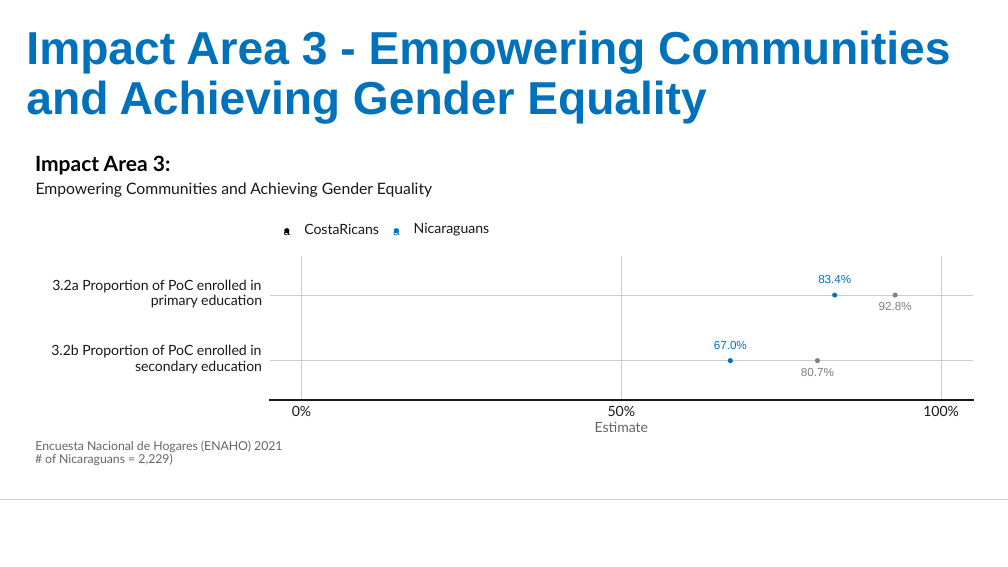
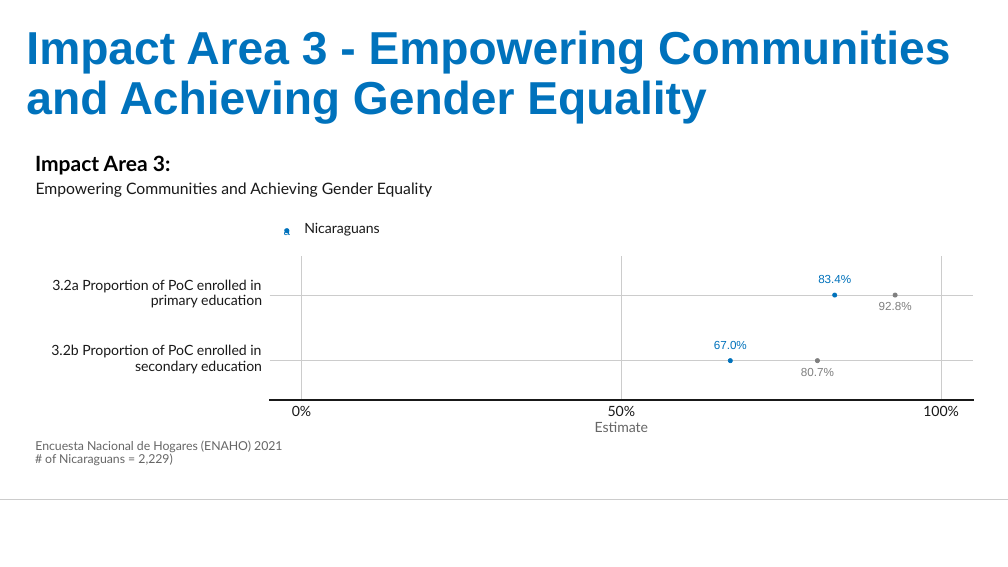
Before and after one commit to UNHCR-CostaRica/ENAHO_2021, a slide deck: slide 5 of COSTA-RICA---RBM-Impact-Indicators-from-ENAHO.pptx. Drawn at 1008x567 pixels with LibreOffice and Linux fonts; fonts in the diff are those of the drawing; background and template pictures are left out. Boxes give left, top, right and bottom in pixels: in the first picture for what was removed or moved away, otherwise in the second. Text is boxed around its words. In the diff, an @@ line names an element or a change of style, - is before the commit and + after.

```diff
--- a/COSTA-RICA---RBM-Impact-Indicators-from-ENAHO.pptx
+++ b/COSTA-RICA---RBM-Impact-Indicators-from-ENAHO.pptx
@@ text "a" at (284,228,290,235): text colour #000000 to #0072BC @@
@@ ellipse at (285,228,289,232): fill #000000 to #0072BC; outline #000000 0.71 pt to #0072BC 0.71 pt @@
@@ text "Nicaraguans": place and size @@
-text "Nicaraguans" at (414,223,489,236)
+text "Nicaraguans" at (304,222,379,236)
@@ text removed at (304,223,379,234) @@
-CostaRicans
@@ text removed at (393,228,399,235) @@
-a
@@ ellipse removed at (395,228,399,232) @@
```
Also in this commit, not shown: 3 other slides changed, 4 other files.
